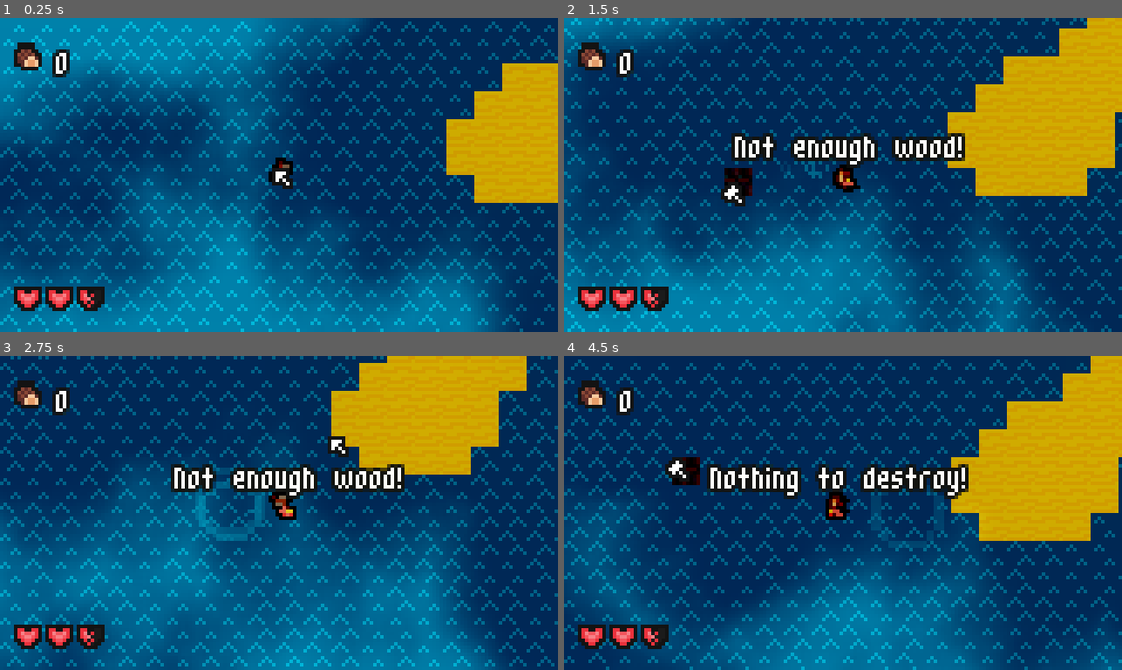
Above: before the commit, frames 1-4 (two rows, left to right).
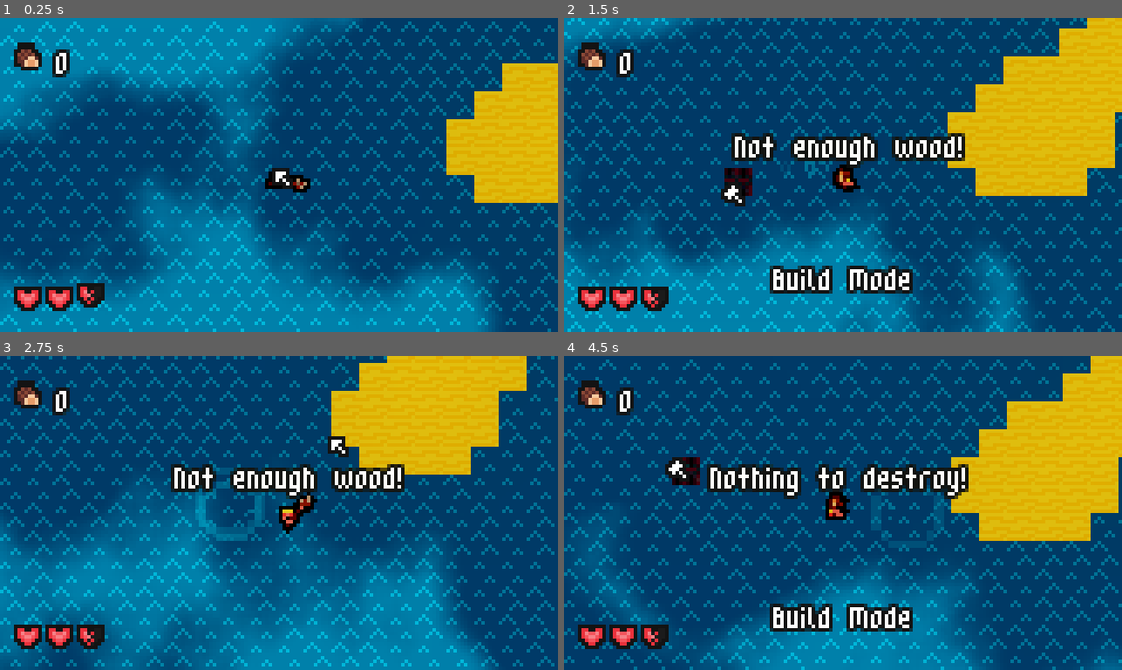
Above: after the commit, the same moments.

Repository: e9iv/kala
Game: Godot game, scene res://common/world/world.tscn
Two runs of this game, one before a commit and one after it. Both use one fixed random seed, a clock stepped at 60 frames per second and the inputs below. The project has no main scene, so this scene is started directly.
Inputs (mouse positions are in pixels of both pictures, inside the frame that each line leads up to):
- Up to frame 1 (0.25 s): no input
- Up to frame 2 (1.5 s): move the mouse to (965, 159) at 0.52 s; hold D (right) 0.53-1.28 s; tap B (build_mode) at 0.6 s; click (965, 159) at 0.8 s; move the mouse to (731, 190) at 1.27 s; hold S (down) from 1.28 s (still down); click (731, 190) at 1.35 s
- Up to frame 3 (2.75 s): tap Q (switch, bound only after the commit) at 1.55, 2.1 s; move the mouse to (334, 443) at 2.02 s; release S (down) at 2.03 s; hold D (right) from 2.03 s (still down); tap B (build_mode) at 2.3 s
- Up to frame 4 (4.5 s): move the mouse to (815, 575) at 2.77 s; release D (right) at 2.78 s; hold W (up) 2.78-3.53 s; tap B (build_mode) at 2.85 s; click (815, 575) at 3.05 s; move the mouse to (1010, 560) at 3.52 s; hold A (left) from 3.53 s (still down); click (1010, 560) at 3.6 s; tap Q (switch, bound only after the commit) at 3.8 s; move the mouse to (675, 465) at 4.27 s; right-click (675, 465) at 4.35 s

The runs differ from the first frame. In frame 1, 13% of the frame differs, in the area x 0-100%, y 1-100%; in frame 2, 13%, in the area x 0-100%, y 0-100%; in frame 3, 11%; in frame 4, 13%.

Commit message:
Refactor equipment and tools: - Removed axe and hammer scripts from common/tools and moved them to common/equipment/tools. - Added spear weapon script to common/equipment/weapons. - Updated island generator to improve tree placement logic. - Adjusted cloud shader parameters in world scene for better visuals. - Implemented equipment switching functionality in equipment.gd. - Added new sprites for UI progress and particle effects.

Diff:
--- a/common/entities/player/player.gd
+++ b/common/entities/player/player.gd
@@ -14,13 +14,14 @@
 
 @export_group("Particles")
 @export var water_ripple: CPUParticles2D
+@export var smoke: CPUParticles2D
 @export_group("Footsteps")
 @export var sand_sfx: AudioStreamPlayer2D
 @export var water_sfx: AudioStreamPlayer2D
 @export var wood_sfx: AudioStreamPlayer2D
 @export var grass_sfx: AudioStreamPlayer2D
 
-enum State { IDLE, RUN, SWIM }
+enum State { IDLE, RUN, SWIM, ON_RAFT }
 
 var footsteps_frames: Array = [0, 2, 4, 6]
 
@@ -49,6 +50,10 @@
 	if tile_data and tile_data.get_custom_data("type") == "water":
 		current_state = State.SWIM
 		current_speed = swim_speed
+	elif tile_data and tile_data.get_custom_data("type") == "wood":
+		current_state = State.ON_RAFT
+		current_speed = speed
+
 	# Then check if moving
 	elif abs(velocity.x) > 0 or abs(velocity.y) > 0:
 		current_state = State.RUN
@@ -69,6 +74,8 @@
 		State.SWIM:
 			sprite.play("swim")
 			water_ripple.emitting = true
+		State.ON_RAFT:
+			water_ripple.emitting = false
 
 func movement(delta: float) -> void:
 	var dir_x := Input.get_axis("left", "right")
@@ -97,10 +104,13 @@
 			water_sfx.play()
 		"sand":
 			sand_sfx.play()
+			smoke.emitting = true
 		"wood":
 			wood_sfx.play()
+			smoke.emitting = true
 		"grass":
 			grass_sfx.play()
+			smoke.emitting = true
 
 func _on_sprite_frame_changed() -> void:
 	if current_state == State.RUN and sprite.frame in footsteps_frames:
--- a/common/entities/player/player.tscn
+++ b/common/entities/player/player.tscn
@@ -1,16 +1,16 @@
-[gd_scene load_steps=68 format=3 uid="uid://dv2y6ep4rn02m"]
+[gd_scene load_steps=84 format=3 uid="uid://dv2y6ep4rn02m"]
 
 [ext_resource type="Script" uid="uid://df5pt7f0i73bp" path="res://common/entities/player/player.gd" id="1_xgdtg"]
 [ext_resource type="Texture2D" uid="uid://xxbfq32q4hq3" path="res://assets/sprites/player/idle/idle1.png" id="1_ycebg"]
 [ext_resource type="Texture2D" uid="uid://6uvvrvdoirtw" path="res://assets/sprites/player/idle/idle2.png" id="2_xgdtg"]
 [ext_resource type="Texture2D" uid="uid://cpyqxdfjdohoo" path="res://assets/sprites/player/idle/idle3.png" id="3_1w84m"]
-[ext_resource type="Script" uid="uid://dsx3t7hcf6dme" path="res://common/tools/hammer/hammer.gd" id="5_2ej7x"]
+[ext_resource type="Script" uid="uid://dsx3t7hcf6dme" path="res://common/equipment/tools/hammer/hammer.gd" id="5_2ej7x"]
 [ext_resource type="Texture2D" uid="uid://crp7ntpxsiwax" path="res://assets/sprites/player/run/run1.png" id="5_6p6t1"]
 [ext_resource type="Texture2D" uid="uid://bc3anudoax8h6" path="res://assets/sprites/hammer/hammer.png" id="5_fipa4"]
 [ext_resource type="Texture2D" uid="uid://bf4l0xbhae5da" path="res://assets/sprites/hammer/outline.png" id="6_2ej7x"]
 [ext_resource type="Texture2D" uid="uid://y20l2fwhs3wx" path="res://assets/sprites/player/run/run2.png" id="6_ffvmj"]
 [ext_resource type="Texture2D" uid="uid://dbx0rhyhej0fr" path="res://assets/sprites/player/run/run3.png" id="7_eb250"]
-[ext_resource type="Script" uid="uid://llcdxmdgm8mw" path="res://common/tools/axe/axe.gd" id="8_48pte"]
+[ext_resource type="Script" uid="uid://llcdxmdgm8mw" path="res://common/equipment/tools/axe/axe.gd" id="8_48pte"]
 [ext_resource type="Texture2D" uid="uid://c5yvw0wyh4133" path="res://assets/sprites/player/run/run4.png" id="8_hsph6"]
 [ext_resource type="Texture2D" uid="uid://q3h0c0lj3rk4" path="res://assets/sprites/axe/axe.png" id="8_v4x7u"]
 [ext_resource type="Texture2D" uid="uid://dd5lq4sou3o2t" path="res://assets/sprites/player/run/run5.png" id="9_37dba"]
@@ -24,8 +24,10 @@
 [ext_resource type="Texture2D" uid="uid://b3borbefyc5ns" path="res://assets/sprites/ui/cursor.png" id="16_mp3el"]
 [ext_resource type="Script" uid="uid://3yx1nori2cxf" path="res://common/HUD/cursor.gd" id="17_h7vm3"]
 [ext_resource type="AudioStream" uid="uid://bxkrrjyf1uswt" path="res://assets/audio/tools/HammerNail1.wav" id="19_tqu4p"]
+[ext_resource type="Script" uid="uid://cjplnmfjdh8rm" path="res://common/equipment/equipment.gd" id="20_lkq3d"]
 [ext_resource type="AudioStream" uid="uid://cwswds2xek8hp" path="res://assets/audio/DesignedAxe3.wav" id="21_ar851"]
 [ext_resource type="Texture2D" uid="uid://g7myi0geydj6" path="res://assets/sprites/ui/wood.png" id="24_6p6t1"]
+[ext_resource type="Script" uid="uid://cvqg3o83lc7je" path="res://common/equipment/weapons/spear/spear.gd" id="24_tnk8p"]
 [ext_resource type="FontFile" uid="uid://c042yjp2el708" path="res://assets/fonts/m3x6.ttf" id="25_ffvmj"]
 [ext_resource type="Script" uid="uid://r38asq5e624w" path="res://common/HUD/wood_counter.gd" id="26_808th"]
 [ext_resource type="Texture2D" uid="uid://yk4jwf34ed6c" path="res://assets/sprites/ui/heart.png" id="28_37dba"]
@@ -36,6 +38,7 @@
 [ext_resource type="AudioStream" uid="uid://2xie2jnklgr6" path="res://assets/audio/footsteps/Footsteps_Sand/Footsteps_Sand_Run/Footsteps_Sand_Run_04.wav" id="32_cmvix"]
 [ext_resource type="AudioStream" uid="uid://dbw030bfsk60o" path="res://assets/audio/footsteps/Footsteps_Sand/Footsteps_Sand_Run/Footsteps_Sand_Run_05.wav" id="33_ebkuc"]
 [ext_resource type="AudioStream" uid="uid://c7ytjgvw2av84" path="res://assets/audio/footsteps/Footsteps_Water/Footsteps_Water_Run/Footsteps_Water_Run_01.wav" id="34_atmj2"]
+[ext_resource type="Texture2D" uid="uid://c3haks56vcgnq" path="res://assets/sprites/particles/smoke.png" id="35_56moo"]
 [ext_resource type="AudioStream" uid="uid://bclux2mnvkfa6" path="res://assets/audio/footsteps/Footsteps_Water/Footsteps_Water_Run/Footsteps_Water_Run_02.wav" id="35_808th"]
 [ext_resource type="AudioStream" uid="uid://df3ncjvyh62cg" path="res://assets/audio/footsteps/Footsteps_Water/Footsteps_Water_Run/Footsteps_Water_Run_03.wav" id="36_tqu4p"]
 [ext_resource type="AudioStream" uid="uid://bp4yqnoird3bb" path="res://assets/audio/footsteps/Footsteps_Water/Footsteps_Water_Run/Footsteps_Water_Run_04.wav" id="37_12ooi"]
@@ -50,6 +53,10 @@
 [ext_resource type="AudioStream" uid="uid://ehc60ctddwiy" path="res://assets/audio/footsteps/Footsteps_Grass/Footsteps_Grass_Run/Footsteps_Grass_Run_03.wav" id="46_tqu4p"]
 [ext_resource type="AudioStream" uid="uid://ifoq56dlhrrs" path="res://assets/audio/footsteps/Footsteps_Grass/Footsteps_Grass_Run/Footsteps_Grass_Run_04.wav" id="47_12ooi"]
 [ext_resource type="AudioStream" uid="uid://baax8xmib14fe" path="res://assets/audio/footsteps/Footsteps_Grass/Footsteps_Grass_Run/Footsteps_Grass_Run_05.wav" id="48_q46sx"]
+[ext_resource type="Texture2D" uid="uid://dleipyevkrwmj" path="res://assets/sprites/spear/spear.png" id="51_q46sx"]
+[ext_resource type="Texture2D" uid="uid://bopo2stu6ppkr" path="res://assets/sprites/spear/outline.png" id="52_tnk8p"]
+[ext_resource type="Texture2D" uid="uid://b2k5ehj3b5fjh" path="res://assets/sprites/ui/progress/ProgressBG.png" id="55_sxx6u"]
+[ext_resource type="Texture2D" uid="uid://cnctvl84lclfp" path="res://assets/sprites/ui/progress/Progress.png" id="56_56moo"]
 
 [sub_resource type="SpriteFrames" id="SpriteFrames_fipa4"]
 animations = [{
@@ -222,6 +229,11 @@
 &"RESET": SubResource("Animation_54a1w"),
 &"build_right": SubResource("Animation_h7vm3")
 }
+
+[sub_resource type="LabelSettings" id="LabelSettings_lkq3d"]
+font = ExtResource("25_ffvmj")
+outline_size = 4
+outline_color = Color(0.0742504, 0.0742504, 0.0742504, 1)
 
 [sub_resource type="Animation" id="Animation_ffvmj"]
 length = 0.001
@@ -308,6 +320,152 @@
 &"swing": SubResource("Animation_6p6t1")
 }
 
+[sub_resource type="Animation" id="Animation_sxx6u"]
+resource_name = "attack"
+tracks/0/type = "value"
+tracks/0/imported = false
+tracks/0/enabled = true
+tracks/0/path = NodePath("Sprite2D:position")
+tracks/0/interp = 2
+tracks/0/loop_wrap = true
+tracks/0/keys = {
+"times": PackedFloat32Array(),
+"transitions": PackedFloat32Array(),
+"update": 0,
+"values": []
+}
+tracks/1/type = "value"
+tracks/1/imported = false
+tracks/1/enabled = true
+tracks/1/path = NodePath("Sprite2D:scale")
+tracks/1/interp = 2
+tracks/1/loop_wrap = true
+tracks/1/keys = {
+"times": PackedFloat32Array(),
+"transitions": PackedFloat32Array(),
+"update": 0,
+"values": []
+}
+
+[sub_resource type="Animation" id="Animation_56moo"]
+length = 0.001
+tracks/0/type = "value"
+tracks/0/imported = false
+tracks/0/enabled = true
+tracks/0/path = NodePath("Sprite2D:position")
+tracks/0/interp = 1
+tracks/0/loop_wrap = true
+tracks/0/keys = {
+"times": PackedFloat32Array(0),
+"transitions": PackedFloat32Array(1),
+"update": 0,
+"values": [Vector2(-2, 0)]
+}
+tracks/1/type = "value"
+tracks/1/imported = false
+tracks/1/enabled = true
+tracks/1/path = NodePath("Sprite2D:scale")
+tracks/1/interp = 1
+tracks/1/loop_wrap = true
+tracks/1/keys = {
+"times": PackedFloat32Array(0),
+"transitions": PackedFloat32Array(1),
+"update": 0,
+"values": [Vector2(1, 1)]
+}
+
+[sub_resource type="AnimationLibrary" id="AnimationLibrary_56moo"]
+_data = {
+&"RESET": SubResource("Animation_56moo"),
+&"attack": SubResource("Animation_sxx6u")
+}
+
+[sub_resource type="Animation" id="Animation_lkq3d"]
+resource_name = "idle"
+length = 5.0
+loop_mode = 1
+tracks/0/type = "value"
+tracks/0/imported = false
+tracks/0/enabled = true
+tracks/0/path = NodePath("../HealthContainer/TextureRect:position")
+tracks/0/interp = 1
+tracks/0/loop_wrap = true
+tracks/0/keys = {
+"times": PackedFloat32Array(0, 0.1, 0.2),
+"transitions": PackedFloat32Array(1, 1, 1),
+"update": 0,
+"values": [Vector2(8, 81), Vector2(8, 80), Vector2(8, 81)]
+}
+tracks/1/type = "value"
+tracks/1/imported = false
+tracks/1/enabled = true
+tracks/1/path = NodePath("../HealthContainer/TextureRect2:position")
+tracks/1/interp = 1
+tracks/1/loop_wrap = true
+tracks/1/keys = {
+"times": PackedFloat32Array(0, 0.2, 0.3),
+"transitions": PackedFloat32Array(1, 1, 1),
+"update": 0,
+"values": [Vector2(17, 81), Vector2(17, 80), Vector2(17, 81)]
+}
+tracks/2/type = "value"
+tracks/2/imported = false
+tracks/2/enabled = true
+tracks/2/path = NodePath("../HealthContainer/TextureRect3:position")
+tracks/2/interp = 1
+tracks/2/loop_wrap = true
+tracks/2/keys = {
+"times": PackedFloat32Array(0, 0.3, 0.4),
+"transitions": PackedFloat32Array(1, 1, 1),
+"update": 0,
+"values": [Vector2(26, 81), Vector2(26, 80), Vector2(26, 81)]
+}
+
+[sub_resource type="Animation" id="Animation_x5dt4"]
+length = 0.001
+tracks/0/type = "value"
+tracks/0/imported = false
+tracks/0/enabled = true
+tracks/0/path = NodePath("../HealthContainer/TextureRect:position")
+tracks/0/interp = 1
+tracks/0/loop_wrap = true
+tracks/0/keys = {
+"times": PackedFloat32Array(0),
+"transitions": PackedFloat32Array(1),
+"update": 0,
+"values": [Vector2(8, 81)]
+}
+tracks/1/type = "value"
+tracks/1/imported = false
+tracks/1/enabled = true
+tracks/1/path = NodePath("../HealthContainer/TextureRect2:position")
+tracks/1/interp = 1
+tracks/1/loop_wrap = true
+tracks/1/keys = {
+"times": PackedFloat32Array(0),
+"transitions": PackedFloat32Array(1),
+"update": 0,
+"values": [Vector2(17, 81)]
+}
+tracks/2/type = "value"
+tracks/2/imported = false
+tracks/2/enabled = true
+tracks/2/path = NodePath("../HealthContainer/TextureRect3:position")
+tracks/2/interp = 1
+tracks/2/loop_wrap = true
+tracks/2/keys = {
+"times": PackedFloat32Array(0),
+"transitions": PackedFloat32Array(1),
+"update": 0,
+"values": [Vector2(26, 81)]
+}
+
+[sub_resource type="AnimationLibrary" id="AnimationLibrary_sxx6u"]
+_data = {
+&"RESET": SubResource("Animation_x5dt4"),
+&"idle": SubResource("Animation_lkq3d")
+}
+
 [sub_resource type="LabelSettings" id="LabelSettings_eb250"]
 font = ExtResource("25_ffvmj")
 outline_size = 4
@@ -325,6 +483,10 @@
 
 [sub_resource type="Gradient" id="Gradient_2s4ah"]
 offsets = PackedFloat32Array(0, 0.53496504, 1)
+colors = PackedColorArray(1, 1, 1, 0, 1, 1, 1, 1, 1, 1, 1, 0)
+
+[sub_resource type="Gradient" id="Gradient_56moo"]
+offsets = PackedFloat32Array(0, 0.5095238, 1)
 colors = PackedColorArray(1, 1, 1, 0, 1, 1, 1, 1, 1, 1, 1, 0)
 
 [sub_resource type="AudioStreamRandomizer" id="AudioStreamRandomizer_miw4q"]
@@ -364,9 +526,13 @@
 outline_size = 4
 outline_color = Color(0.0742504, 0.0742504, 0.0742504, 1)
 
-[node name="Player" type="CharacterBody2D" node_paths=PackedStringArray("water_ripple", "sand_sfx", "water_sfx", "wood_sfx", "grass_sfx") groups=["Player"]]
+[sub_resource type="CanvasItemMaterial" id="CanvasItemMaterial_sxx6u"]
+light_mode = 1
+
+[node name="Player" type="CharacterBody2D" node_paths=PackedStringArray("water_ripple", "smoke", "sand_sfx", "water_sfx", "wood_sfx", "grass_sfx") groups=["Player"]]
 script = ExtResource("1_xgdtg")
 water_ripple = NodePath("Particles/WaterRipple")
+smoke = NodePath("Particles/Smoke")
 sand_sfx = NodePath("Footsteps/Sand")
 water_sfx = NodePath("Footsteps/Water")
 wood_sfx = NodePath("Footsteps/Wood")
@@ -376,7 +542,7 @@
 z_index = 1
 z_as_relative = false
 sprite_frames = SubResource("SpriteFrames_fipa4")
-animation = &"swim"
+animation = &"idle"
 autoplay = "idle"
 
 [node name="CollisionShape2D" type="CollisionShape2D" parent="."]
@@ -412,35 +578,72 @@
 [node name="BuildModeHUD" type="CanvasLayer" parent="Hammer"]
 visible = false
 
+[node name="Label" type="Label" parent="Hammer/BuildModeHUD"]
+anchors_preset = 7
+anchor_left = 0.5
+anchor_top = 1.0
+anchor_right = 0.5
+anchor_bottom = 1.0
+offset_left = -20.0
+offset_top = -23.0
+offset_right = 20.0
+grow_horizontal = 2
+grow_vertical = 0
+text = "Build Mode"
+label_settings = SubResource("LabelSettings_lkq3d")
+
 [node name="HammerNail1" type="AudioStreamPlayer" parent="Hammer"]
 stream = ExtResource("19_tqu4p")
 
-[node name="Axe" type="Node2D" parent="."]
+[node name="Equipment" type="Node2D" parent="."]
+script = ExtResource("20_lkq3d")
+
+[node name="Axe" type="Node2D" parent="Equipment"]
+visible = false
 z_index = 1
 position = Vector2(-2, 0)
 script = ExtResource("8_48pte")
 
-[node name="Sprite2D" type="Sprite2D" parent="Axe"]
+[node name="Sprite2D" type="Sprite2D" parent="Equipment/Axe"]
 texture = ExtResource("8_v4x7u")
 offset = Vector2(3, -1)
 
-[node name="Sprite2D" type="Sprite2D" parent="Axe/Sprite2D"]
+[node name="Sprite2D" type="Sprite2D" parent="Equipment/Axe/Sprite2D"]
 z_index = -1
 position = Vector2(3, -1)
 texture = ExtResource("9_48pte")
 
-[node name="RayCast2D" type="RayCast2D" parent="Axe"]
+[node name="RayCast2D" type="RayCast2D" parent="Equipment/Axe"]
 position = Vector2(6, -2)
 target_position = Vector2(10, 0)
 hit_from_inside = true
 
-[node name="AnimationPlayer" type="AnimationPlayer" parent="Axe"]
+[node name="AnimationPlayer" type="AnimationPlayer" parent="Equipment/Axe"]
 libraries = {
 &"": SubResource("AnimationLibrary_eb250")
 }
 
-[node name="DesignedAxe3" type="AudioStreamPlayer" parent="Axe"]
+[node name="DesignedAxe3" type="AudioStreamPlayer" parent="Equipment/Axe"]
 stream = ExtResource("21_ar851")
+
+[node name="Spear" type="Node2D" parent="Equipment"]
+z_index = 1
+script = ExtResource("24_tnk8p")
+
+[node name="Sprite2D" type="Sprite2D" parent="Equipment/Spear"]
+position = Vector2(-2, 0)
+texture = ExtResource("51_q46sx")
+offset = Vector2(4, 2)
+
+[node name="Sprite2D" type="Sprite2D" parent="Equipment/Spear/Sprite2D"]
+z_index = -1
+position = Vector2(4, 2)
+texture = ExtResource("52_tnk8p")
+
+[node name="AnimationPlayer" type="AnimationPlayer" parent="Equipment/Spear"]
+libraries = {
+&"": SubResource("AnimationLibrary_56moo")
+}
 
 [node name="HUD" type="CanvasLayer" parent="."]
 
@@ -470,6 +673,13 @@
 hframes = 3
 frame = 1
 
+[node name="AnimationPlayer" type="AnimationPlayer" parent="HUD/HealthContainer"]
+root_node = NodePath("../../WoodCounter")
+libraries = {
+&"": SubResource("AnimationLibrary_sxx6u")
+}
+autoplay = "idle"
+
 [node name="WoodCounter" type="HBoxContainer" parent="HUD"]
 offset_left = 4.0
 offset_right = 44.0
@@ -490,6 +700,7 @@
 
 [node name="WaterRipple" type="CPUParticles2D" parent="Particles"]
 material = SubResource("CanvasItemMaterial_hsph6")
+emitting = false
 amount = 4
 texture = ExtResource("28_hsph6")
 randomness = 1.0
@@ -500,6 +711,26 @@
 color = Color(0, 0.59607846, 0.8627451, 1)
 color_ramp = SubResource("Gradient_2s4ah")
 anim_speed_max = 2.0
+
+[node name="Smoke" type="CPUParticles2D" parent="Particles"]
+position = Vector2(0, 3)
+emitting = false
+amount = 2
+texture = ExtResource("35_56moo")
+lifetime = 0.5
+one_shot = true
+randomness = 1.0
+direction = Vector2(0, 0)
+spread = 180.0
+gravity = Vector2(0, 0)
+initial_velocity_max = 5.0
+orbit_velocity_max = 0.2
+linear_accel_max = 13.75
+radial_accel_max = 8.75
+angle_min = -720.0
+angle_max = 720.0
+scale_amount_min = 0.5
+color_ramp = SubResource("Gradient_56moo")
 
 [node name="Footsteps" type="Node2D" parent="."]
 
@@ -533,4 +764,16 @@
 horizontal_alignment = 1
 vertical_alignment = 2
 
+[node name="Stamina" type="TextureProgressBar" parent="."]
+visible = false
+material = SubResource("CanvasItemMaterial_sxx6u")
+offset_left = -4.0
+offset_top = -13.0
+offset_right = 4.0
+offset_bottom = -5.0
+value = 56.0
+fill_mode = 4
+texture_under = ExtResource("55_sxx6u")
+texture_progress = ExtResource("56_56moo")
+
 [connection signal="frame_changed" from="AnimatedSprite2D" to="." method="_on_sprite_frame_changed"]
--- /dev/null
+++ b/common/equipment/equipment.gd
@@ -0,0 +1,20 @@
+extends Node2D
+
+
+# Called when the node enters the scene tree for the first time.
+func _ready() -> void:
+	pass # Replace with function body.
+
+
+# Called every frame. 'delta' is the elapsed time since the previous frame.
+func _process(delta: float) -> void:
+	if Input.is_action_just_pressed("switch"):
+		if $"../Hammer".visible:
+			return
+
+		if $Axe.visible:
+			$Axe.visible = false
+			$Spear.visible = true
+		else:
+			$Axe.visible = true
+			$Spear.visible = false
--- a/common/tools/axe/axe.gd
+++ b/common/equipment/tools/axe/axe.gd
@@ -44,5 +44,7 @@
 	if !collider.is_in_group("Breakables"):
 		return
 	if collider.has_method("take_damage"):
+		if collider.health == 0:
+			return
 		anim.play("swing")
 		collider.take_damage()
--- a/common/tools/hammer/hammer.gd
+++ b/common/equipment/tools/hammer/hammer.gd
@@ -78,8 +78,8 @@
 	if has_node("BuildModeHUD"):
 		$BuildModeHUD.visible = is_active
 
-	if has_node("../Axe"):
-		$"../Axe".visible = not is_active
+	if has_node("../Equipment"):
+		$"../Equipment".visible = not is_active
 
 	# Clear preview when exiting build mode
 	if not is_active:
--- /dev/null
+++ b/common/equipment/weapons/spear/spear.gd
@@ -0,0 +1,31 @@
+extends Node2D
+
+@onready var sprite := $Sprite2D
+@onready var outline := $Sprite2D/Sprite2D
+
+var rotation_speed = 15.0
+
+# Called when the node enters the scene tree for the first time.
+func _ready() -> void:
+	pass # Replace with function body.
+
+
+# Called every frame. 'delta' is the elapsed time since the previous frame.
+func _process(delta: float) -> void:
+	handle_orientation(delta)
+
+func handle_orientation(delta: float) -> void:
+	var mouse_pos = get_global_mouse_position()
+	var target_rotation = (mouse_pos - global_position).angle()
+	rotation = lerp_angle(rotation, target_rotation, rotation_speed * delta)
+
+	if mouse_pos.x < global_position.x:
+		sprite.flip_v = true
+		outline.flip_v = true
+		sprite.position.y = -4
+		position.x = 0
+	else:
+		sprite.flip_v = false
+		outline.flip_v = false
+		sprite.position.y = 0
+		position.x = 0
--- a/common/world/procedular/island_generator.gd
+++ b/common/world/procedular/island_generator.gd
@@ -41,5 +41,5 @@
 			var n = tree_noise.get_noise_2d(x, y)
 			if n > 0.4:  # Adjust threshold to control tree density
 				tree_layer.set_cell(tile_pos, 3, Vector2i.ZERO, 1)
-			elif n > 0.6:
+			elif tile_data.get_custom_data("type") == "grass" and n > 0.2:
 				tree_layer.set_cell(tile_pos, 3, Vector2i.ZERO, 2)
--- a/common/world/world.tscn
+++ b/common/world/world.tscn
@@ -537,8 +537,8 @@
 shader_parameter/cloud_speed = 0.010000000475
 shader_parameter/cloud_scale = 1.01000004471512
 shader_parameter/cloud_density = 0.5
-shader_parameter/cloud_sharpness = 0.10000000475
-shader_parameter/cloud_color = Color(0.4117647, 0.7137255, 0.8392157, 0.39215687)
+shader_parameter/cloud_sharpness = 0.050000002375
+shader_parameter/cloud_color = Color(0.3015297, 0.6004532, 0.71864206, 0.37254903)
 
 [sub_resource type="Environment" id="Environment_acv1o"]
 background_mode = 3
@@ -553,9 +553,6 @@
 [node name="Player" parent="." node_paths=PackedStringArray("tml") instance=ExtResource("2_48j31")]
 position = Vector2(1024, 1024)
 tml = NodePath("../TileMapManager/TerrainLayer")
-
-[node name="AnimatedSprite2D" parent="Player" index="0"]
-animation = &"idle"
 
 [node name="Hammer" parent="Player" index="3" node_paths=PackedStringArray("tilemaplayer", "preview_layer")]
 tilemaplayer = NodePath("../../TileMapManager/RaftLayer")
--- a/project.godot
+++ b/project.godot
@@ -74,6 +74,11 @@
 "events": [Object(InputEventMouseButton,"resource_local_to_scene":false,"resource_name":"","device":-1,"window_id":0,"a …(258 unchanged characters)…
 ]
 }
+switch={
+"deadzone": 0.2,
+"events": [Object(InputEventKey,"resource_local_to_scene":false,"resource_name":"","device":-1,"window_id":0,"alt_pressed":false,"shift_pressed":false,"ctrl_pressed":false,"meta_pressed":false,"pressed":false,"keycode":0,"physical_keycode":81,"key_label":0,"unicode":113,"location":0,"echo":false,"script":null)
+]
+}
 
 [layer_names]
 
Binary file added: assets/sprites/particles/smoke.png
Not shown, added: assets/sprites/particles/smoke.png.import
Binary file added: assets/sprites/spear/outline.png
Not shown, added: assets/sprites/spear/outline.png.import
Binary file added: assets/sprites/spear/spear.png
Not shown, added: assets/sprites/spear/spear.png.import
Binary file added: assets/sprites/ui/progress/Progress.png
Not shown, added: assets/sprites/ui/progress/Progress.png.import
Binary file added: assets/sprites/ui/progress/ProgressBG.png
Not shown, added: assets/sprites/ui/progress/ProgressBG.png.import
Not shown, added: common/equipment/equipment.gd.uid
Renamed: common/tools/axe/axe.gd.uid -> common/equipment/tools/axe/axe.gd.uid
(and 2 more such lines)
